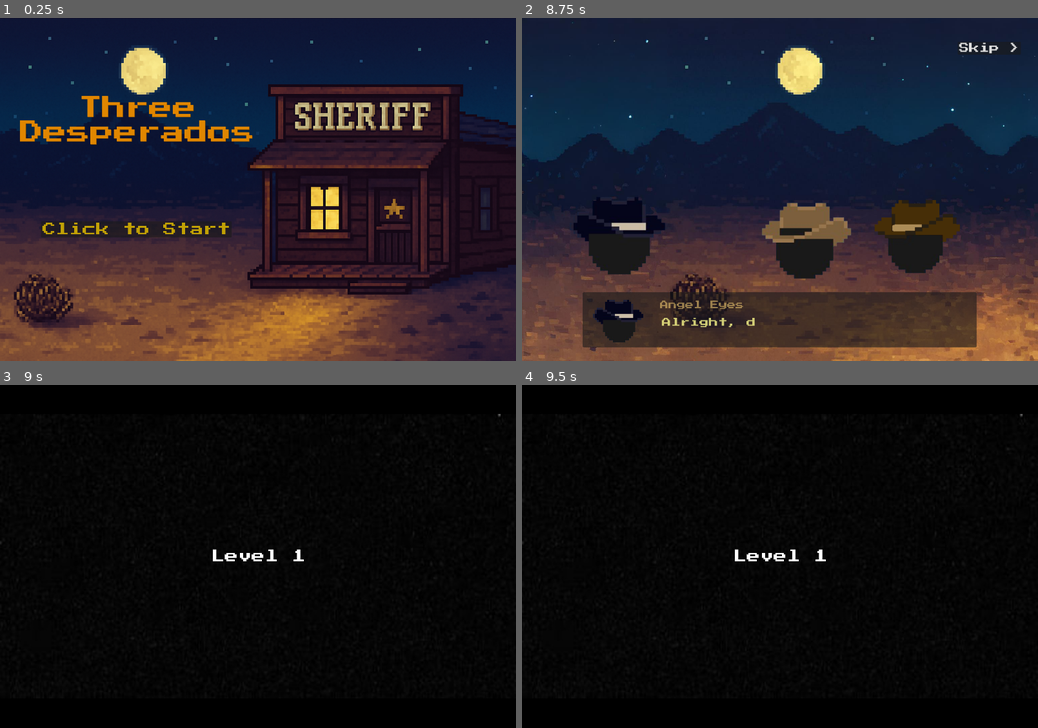
Above: before the commit, frames 1-4 (two rows, left to right).
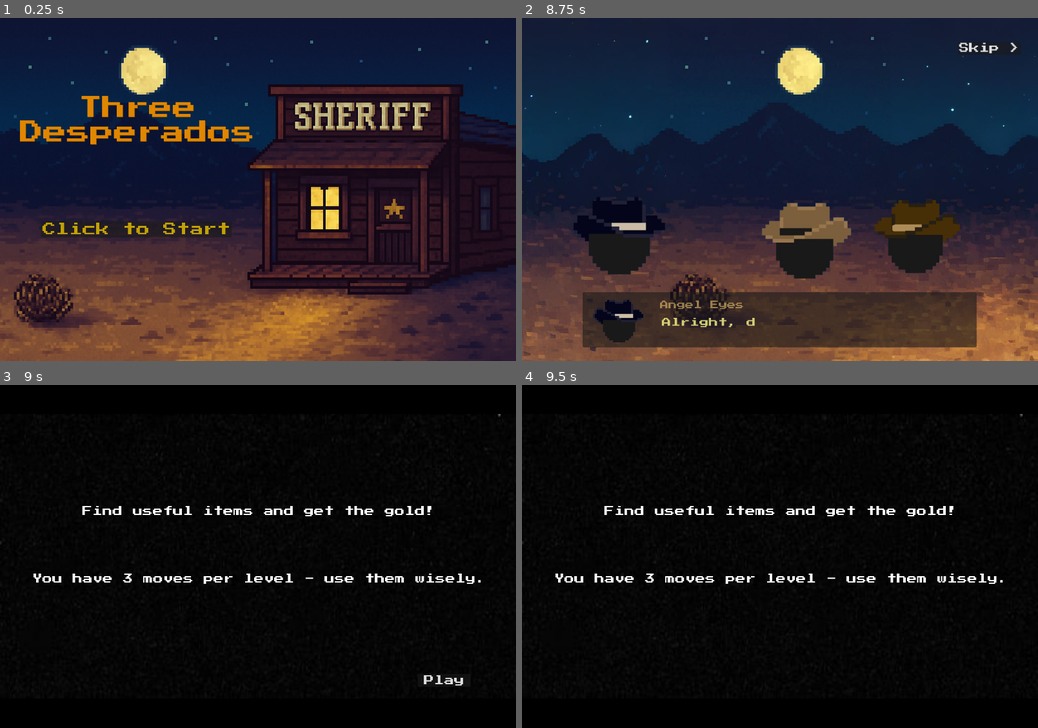
Above: after the commit, the same moments.

Repository: anamaroe/ThreeDesperados
Game: Godot game, scene res://StartScreen/start_screen.tscn
Same seed, same stepped clock (60 frames per second), same inputs: the game is played once before the commit and once after it.
Inputs (mouse positions are in pixels of both pictures, inside the frame that each line leads up to):
- Up to frame 1 (0.25 s): no input
- Up to frame 2 (8.75 s): click "Click to Start" at 0.5 s; click "Click to Start" at 1.25 s; tap Enter at 2, 4.25, 5.75 s; move the mouse to (893, 172) at 2.02 s; click (893, 172) at 2.17 s; move the mouse to (676, 206) at 2.77 s; click (676, 206) at 2.92 s; tap Space at 3.5, 5, 6.5 s; move the mouse to (831, 114) at 3.52 s; click (831, 114) at 3.67 s; move the mouse to (754, 258) at 4.27 s; click (754, 258) at 4.42 s; move the mouse to (934, 240) at 5.02 s; click (934, 240) at 5.17 s; move the mouse to (625, 138) at 5.77 s; click (625, 138) at 5.92 s; move the mouse to (805, 189) at 6.52 s; click (805, 189) at 6.67 s; move the mouse to (702, 103) at 7.27 s; click (702, 103) at 7.42 s; move the mouse to (893, 172) at 8.02 s; click (893, 172) at 8.17 s
- Up to frame 3 (9 s): click "Skip >" at 8.75 s
- Up to frame 4 (9.5 s): no input

Frames 1-2 are identical in both runs. In frame 3, 1.8% of the frame differs, in the area x 6-94%, y 35-88%; in frame 4, 1.7%.

Commit message:
merged level intro scenes into one scene

Diff:
--- a/GameState.gd
+++ b/GameState.gd
@@ -14,6 +14,9 @@
 var safe_opened = false
 var sheriff_beaten = false
 var currently_held_item_name_3: String = ""
+
+# new
+var current_lvl: int = 1
 
 # both
 func _ready():
--- a/IntroSceneCharacters/skip.gd
+++ b/IntroSceneCharacters/skip.gd
@@ -4,7 +4,7 @@
 var blink_interval := 0.5
 
 func _pressed():
-	get_tree().change_scene_to_file("res://Level1Intro/level_1_intro.tscn")
+	get_tree().change_scene_to_file("res://ReadyToPlay/ready_to_play.tscn")
 
 func _process(_delta):
 	blink_timer += _delta
--- a/Level1/rooster.gd
+++ b/Level1/rooster.gd
@@ -68,5 +68,6 @@
 	timer.timeout.connect(_on_timeout_continue)
 
 func _on_timeout_continue():
-	get_tree().change_scene_to_file("res://Level2Intro/level_2_intro.tscn")
+	# changed
+	get_tree().change_scene_to_file("res://LevelIntro/level_intro.tscn")
 	return
--- a/Level1Intro/level_1_intro.tscn
+++ /dev/null
@@ -1,22 +0,0 @@
-[gd_scene load_steps=4 format=3 uid="uid://b7jkb8ufeai13"]
-
-[ext_resource type="Texture2D" uid="uid://bvr3oslpfs7xe" path="res://assets/black.jpg" id="1_gmsew"]
-[ext_resource type="Script" uid="uid://bqe2ceaxplwej" path="res://Level1Intro/timer.gd" id="2_t2trr"]
-[ext_resource type="FontFile" uid="uid://dvwrtjoaj82rh" path="res://assets/PressStart2P-Regular.ttf" id="3_47ykc"]
-
-[node name="Level1Intro" type="Node2D"]
-
-[node name="Sprite2D" type="Sprite2D" parent="."]
-texture = ExtResource("1_gmsew")
-script = ExtResource("2_t2trr")
-
-[node name="Label" type="Label" parent="Sprite2D"]
-offset_left = -139.0
-offset_top = -21.0
-offset_right = 141.0
-offset_bottom = 19.0
-theme_override_fonts/font = ExtResource("3_47ykc")
-theme_override_font_sizes/font_size = 40
-text = "Level 1"
-
-[node name="Camera2D" type="Camera2D" parent="."]
--- a/Level1Intro/timer.gd
+++ /dev/null
@@ -1,9 +0,0 @@
-extends Sprite2D
-
-func _process(_delta):
-	var timer = get_tree().create_timer(1.4)
-	timer.timeout.connect(_on_timeout)
-
-func _on_timeout():
-	get_tree().change_scene_to_file("res://Level1/level_1.tscn")
-	return
--- a/Level2/key.gd
+++ b/Level2/key.gd
@@ -59,7 +59,8 @@
 	timer.timeout.connect(_on_timeout_continue)
 
 func _on_timeout_continue():
-	get_tree().change_scene_to_file("res://Level3Intro/level_3_intro.tscn")
+	# changed
+	get_tree().change_scene_to_file("res://LevelIntro/level_intro.tscn")
 	return
 
 func drop():
--- a/Level2Intro/level_2_intro.tscn
+++ /dev/null
@@ -1,22 +0,0 @@
-[gd_scene load_steps=4 format=3 uid="uid://cnff8hacb16ln"]
-
-[ext_resource type="Texture2D" uid="uid://bvr3oslpfs7xe" path="res://assets/black.jpg" id="1_cxbyg"]
-[ext_resource type="Script" uid="uid://c58otfljvqdxy" path="res://Level2Intro/timer.gd" id="2_c6s8n"]
-[ext_resource type="FontFile" uid="uid://dvwrtjoaj82rh" path="res://assets/PressStart2P-Regular.ttf" id="2_ggsaf"]
-
-[node name="Level2Intro" type="Node2D"]
-
-[node name="Camera2D" type="Camera2D" parent="."]
-
-[node name="Sprite2D" type="Sprite2D" parent="."]
-texture = ExtResource("1_cxbyg")
-script = ExtResource("2_c6s8n")
-
-[node name="Label" type="Label" parent="Sprite2D"]
-offset_left = -140.0
-offset_top = -18.0
-offset_right = 140.0
-offset_bottom = 22.0
-theme_override_fonts/font = ExtResource("2_ggsaf")
-theme_override_font_sizes/font_size = 40
-text = "Level 2"
--- a/Level2Intro/timer.gd
+++ /dev/null
@@ -1,14 +0,0 @@
-extends Sprite2D
-
-var timer_started = false
-
-func _process(_delta):
-	if not timer_started:
-		timer_started = true
-		var timer = get_tree().create_timer(1.4)
-		timer.timeout.connect(_on_timeout)
-
-func _on_timeout():
-	GameState.guard_beaten = false
-	get_tree().change_scene_to_file("res://Level2/level_2.tscn")
-	return
--- a/Level3/sheriff.gd
+++ b/Level3/sheriff.gd
@@ -21,7 +21,6 @@
 
 			GameState.sheriff_beaten = true
 			GameState.currently_held_item_name_3 = ""
-			#name_label.text = "nothin'"
 			$"../../CanvasLayer/Panel/item".text = "nothin'"
 		else:
 			print("tu sam")
--- a/Level3Intro/level_3_intro.tscn
+++ /dev/null
@@ -1,22 +0,0 @@
-[gd_scene load_steps=4 format=3 uid="uid://cx8ioc4lgkqr6"]
-
-[ext_resource type="Texture2D" uid="uid://bvr3oslpfs7xe" path="res://assets/black.jpg" id="1_ntlem"]
-[ext_resource type="Script" uid="uid://dftxducuks0io" path="res://Level3Intro/timer.gd" id="2_dmwjy"]
-[ext_resource type="FontFile" uid="uid://dvwrtjoaj82rh" path="res://assets/PressStart2P-Regular.ttf" id="3_pakru"]
-
-[node name="Level3Intro" type="Node2D"]
-
-[node name="Sprite2D" type="Sprite2D" parent="."]
-texture = ExtResource("1_ntlem")
-script = ExtResource("2_dmwjy")
-
-[node name="Label" type="Label" parent="Sprite2D"]
-offset_left = -140.0
-offset_top = -19.0
-offset_right = 140.0
-offset_bottom = 21.0
-theme_override_fonts/font = ExtResource("3_pakru")
-theme_override_font_sizes/font_size = 40
-text = "Level 3"
-
-[node name="Camera2D" type="Camera2D" parent="."]
--- a/Level3Intro/timer.gd
+++ /dev/null
@@ -1,13 +0,0 @@
-extends Sprite2D
-
-var timer_started = false
-
-func _process(_delta):
-	if not timer_started:
-		timer_started = true
-		var timer = get_tree().create_timer(1.4)
-		timer.timeout.connect(_on_timeout)
-
-func _on_timeout():
-	get_tree().change_scene_to_file("res://Level3/level_3.tscn")
-	return
--- /dev/null
+++ b/LevelIntro/level_intro.tscn
@@ -0,0 +1,22 @@
+[gd_scene load_steps=4 format=3 uid="uid://b7jkb8ufeai13"]
+
+[ext_resource type="Texture2D" uid="uid://bvr3oslpfs7xe" path="res://assets/black.jpg" id="1_qucw3"]
+[ext_resource type="Script" uid="uid://bqe2ceaxplwej" path="res://LevelIntro/timer.gd" id="2_vejjc"]
+[ext_resource type="FontFile" uid="uid://dvwrtjoaj82rh" path="res://assets/PressStart2P-Regular.ttf" id="3_8htaj"]
+
+[node name="Level1Intro" type="Node2D"]
+
+[node name="Sprite2D" type="Sprite2D" parent="."]
+texture = ExtResource("1_qucw3")
+script = ExtResource("2_vejjc")
+
+[node name="Label" type="Label" parent="Sprite2D"]
+offset_left = -139.0
+offset_top = -21.0
+offset_right = 141.0
+offset_bottom = 19.0
+theme_override_fonts/font = ExtResource("3_8htaj")
+theme_override_font_sizes/font_size = 40
+text = "Level 1"
+
+[node name="Camera2D" type="Camera2D" parent="."]
--- /dev/null
+++ b/LevelIntro/timer.gd
@@ -0,0 +1,22 @@
+extends Sprite2D
+
+@onready var level_num_label = $Label
+
+func _ready():
+	level_num_label.text = "Level " + str(GameState.current_lvl)
+	var timer = get_tree().create_timer(1.4)
+	timer.timeout.connect(_on_timeout)
+
+func _on_timeout():
+	match GameState.current_lvl:
+		1:
+			GameState.current_lvl += 1
+			get_tree().change_scene_to_file("res://Level1/level_1.tscn")
+		2:
+			GameState.current_lvl += 1
+			get_tree().change_scene_to_file("res://Level2/level_2.tscn")
+		3:
+			GameState.current_lvl += 1
+			get_tree().change_scene_to_file("res://Level3/level_3.tscn")
+		_:
+			print("Intro scene called in wrong timeee")
--- a/ReadyToPlay/play.gd
+++ b/ReadyToPlay/play.gd
@@ -4,7 +4,7 @@
 var blink_interval := 0.5
 
 func _pressed():
-	get_tree().change_scene_to_file("res://Level1Intro/level_1_intro.tscn")
+	get_tree().change_scene_to_file("res://LevelIntro/level_intro.tscn")
 
 func _process(_delta):
 	blink_timer += _delta
Not shown, removed: Level2Intro/timer.gd.uid
Not shown, removed: Level3Intro/timer.gd.uid
Renamed: Level1Intro/timer.gd.uid -> LevelIntro/timer.gd.uid
